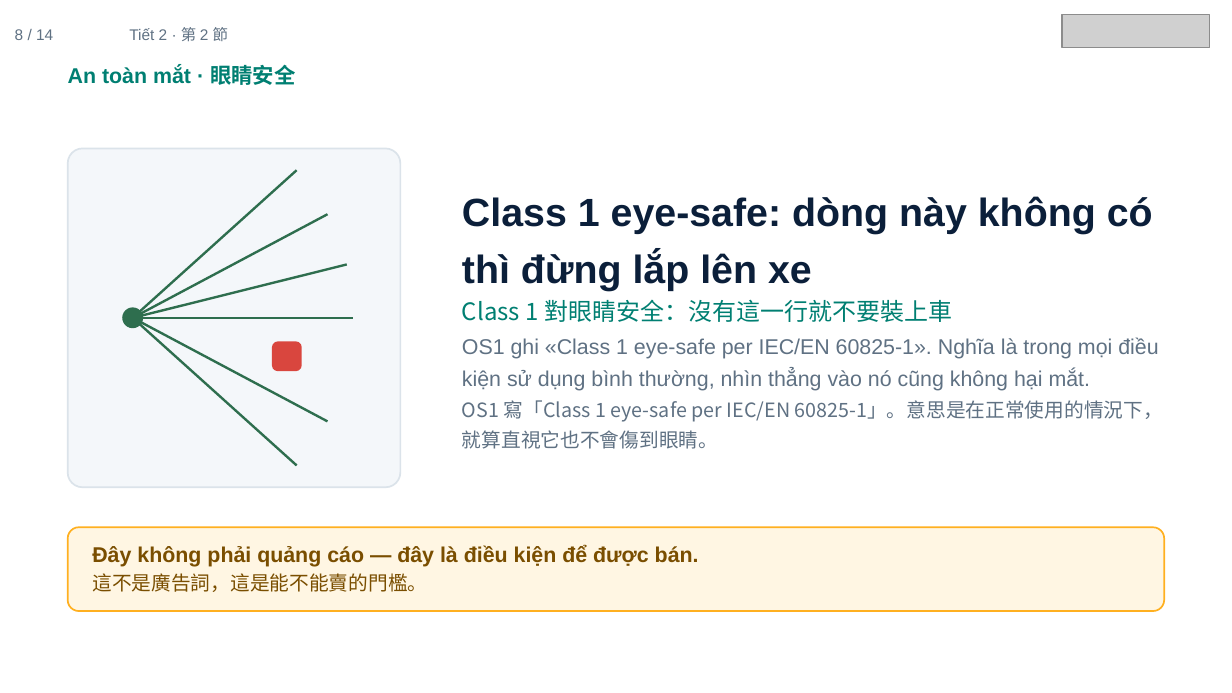
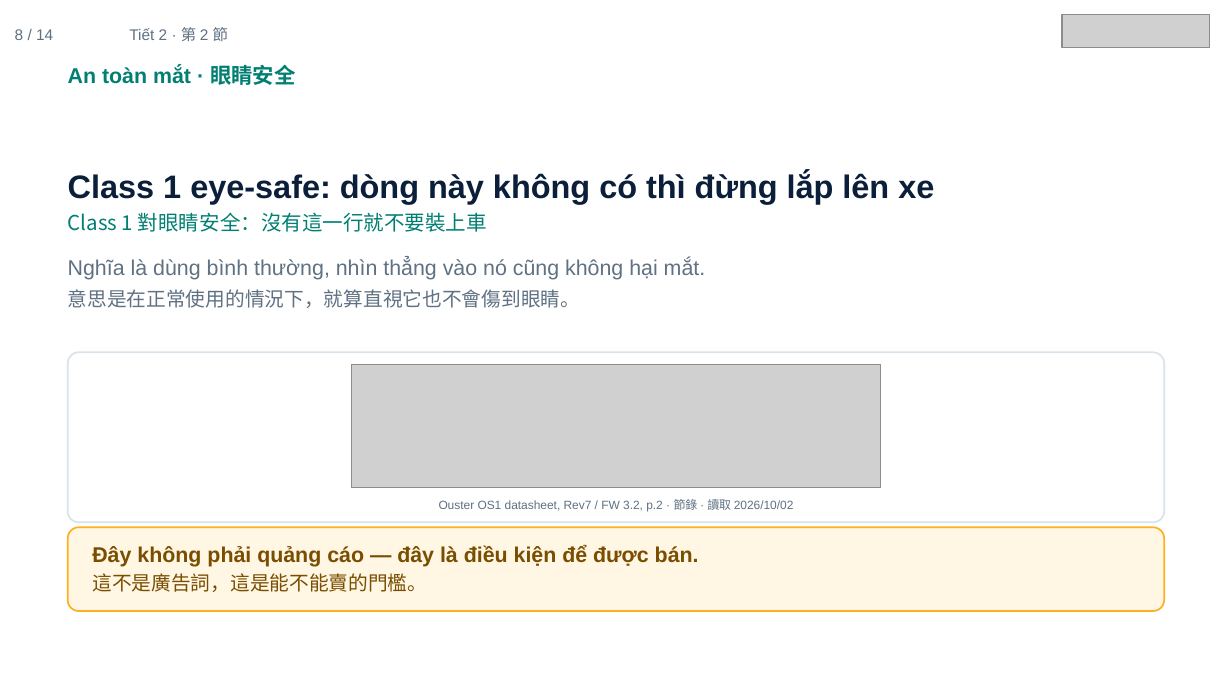
Before and after one commit to ch-neural/MITUST-Principles-of-Self-Driving-Cars, a slide deck: slide 8 of 第五週(10-08)/第五週_第2節_簡報.pptx. Drawn at 1232x693 pixels with LibreOffice and Linux fonts; fonts in the diff are those of the drawing; grey boxes stand for pictures. Boxes give left, top, right and bottom in pixels: in the first picture for what was removed or moved away, otherwise in the second. Text is boxed around its words. In the diff, an @@ line names an element or a change of style, - is before the commit and + after.

```diff
--- a/第五週(10-08)/第五週_第2節_簡報.pptx
+++ b/第五週(10-08)/第五週_第2節_簡報.pptx
@@ rounded rectangle removed at bbox=[68, 149, 400, 488] @@
@@ text "Class 1 eye-safe: dòng này ...": place and size @@
-text "Class 1 eye-safe: dòng này ..." at bbox=[462, 196, 1153, 322]
+text "Class 1 eye-safe: dòng này ..." at bbox=[68, 173, 934, 232]
@@ text "Class 1 eye-safe: dòng này ..." at bbox=[68, 173, 934, 232]: size 23 to 19 pt in "Class 1 eye-safe: dòng này không có ..."; size 14 to 12 pt in "Class 1 對眼睛安全：沒有這一行就不要裝上車" @@
@@ line removed from (133, 318) to (297, 170) @@
@@ line removed from (133, 318) to (328, 214) @@
@@ text at bbox=[68, 258, 705, 308]: text changed @@
-OS1 ghi «Class 1 eye-safe per IEC/EN 60825-1». Nghĩa là trong mọi điều kiện sử dụng bình thường, nhìn thẳng vào nó cũng không hại mắt.
-OS1 寫「Class 1 eye-safe per IEC/EN 60825-1」。意思是在正常使用的情況下，就算直視它也不會傷到眼睛。
+Nghĩa là dùng bình thường, nhìn thẳng vào nó cũng không hại mắt.
+意思是在正常使用的情況下，就算直視它也不會傷到眼睛。
@@ line removed from (133, 318) to (346, 265) @@
@@ ellipse removed at bbox=[122, 308, 143, 329] @@
@@ line removed from (133, 318) to (354, 318) @@
@@ line removed from (133, 318) to (328, 421) @@
@@ line removed from (133, 318) to (297, 466) @@
@@ rounded rectangle added at bbox=[68, 352, 1164, 522], fill #FFFFFF, outline #DBE3EA 1 pt @@
@@ rounded rectangle removed at bbox=[272, 341, 302, 371] @@
@@ picture added at bbox=[351, 365, 881, 488] @@
@@ text added at bbox=[439, 499, 794, 512], 7 pt, text #5F7183 @@
+Ouster OS1 datasheet, Rev7 / FW 3.2, p.2 · 節錄 · 讀取 2026/10/02
```
Also in this commit, not shown: 2 other slides changed, 4 other files.
